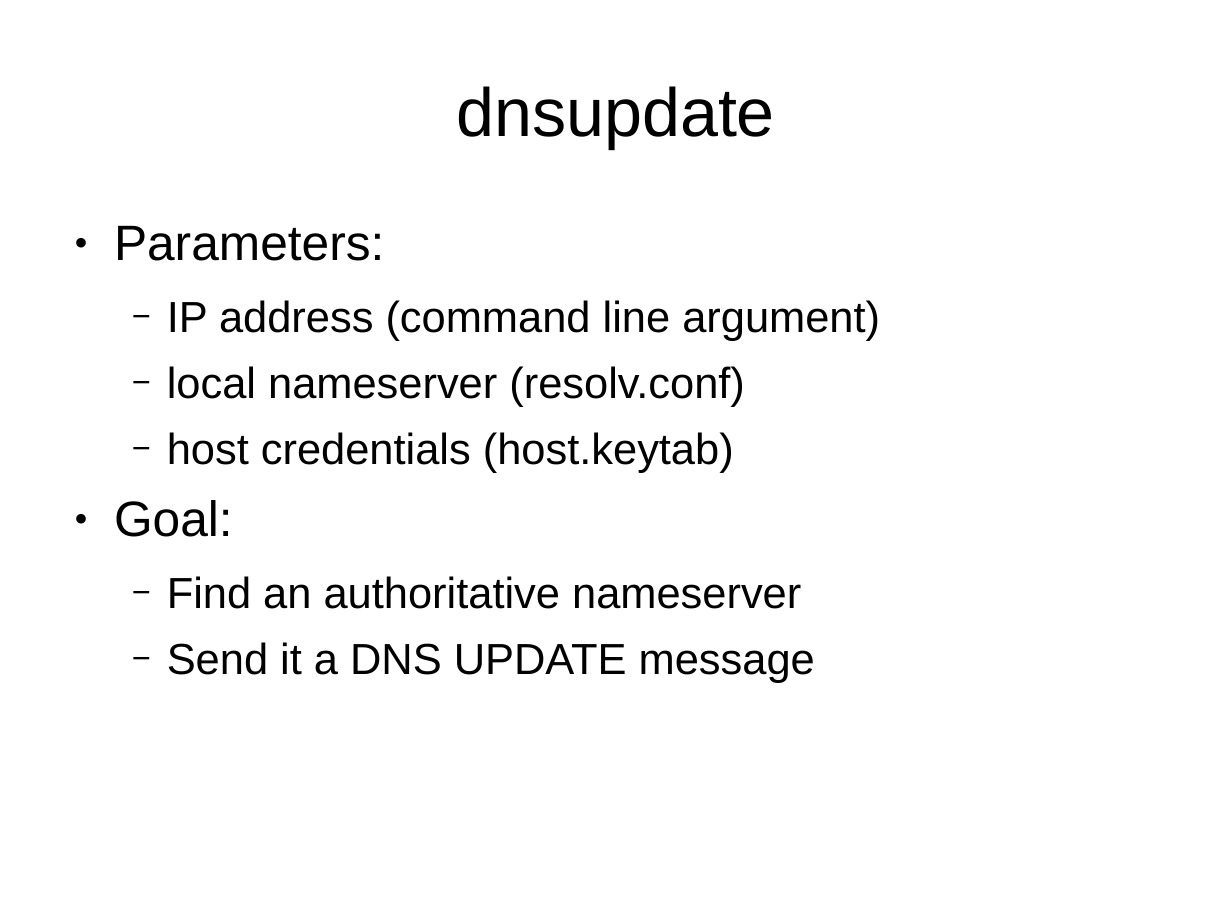
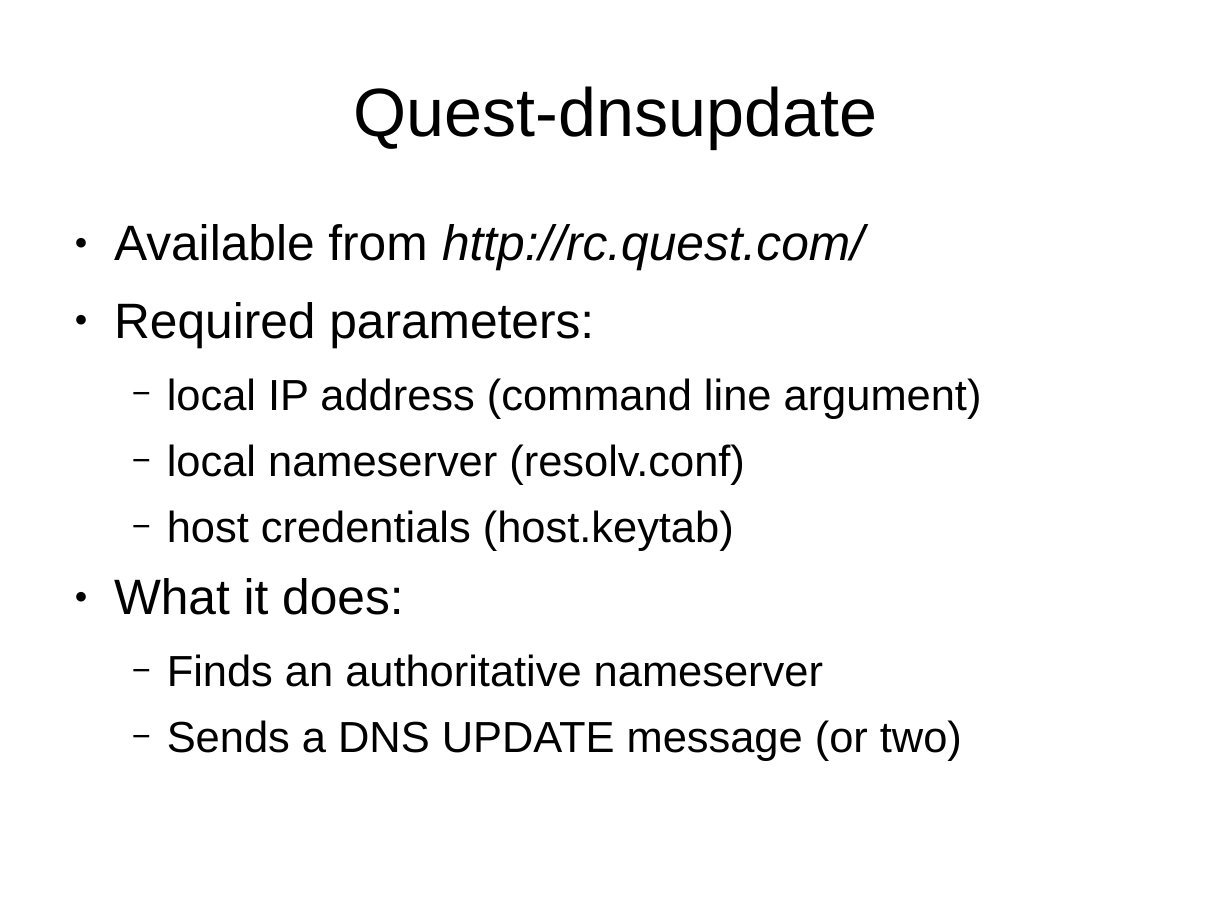
Before and after one commit to OneIdentity/dnsupdate, a slide deck: slide 7 of training.ppt. Drawn at 1232x924 pixels with LibreOffice and Linux fonts; fonts in the diff are those of the drawing. Boxes give left, top, right and bottom in pixels: in the first picture for what was removed or moved away, otherwise in the second. Text is boxed around its words. In the diff, an @@ line names an element or a change of style, - is before the commit and + after.

```diff
--- a/training.ppt
+++ b/training.ppt
@@ title at [354, 86, 878, 149]: text changed @@
-dnsupdate
+Quest-dnsupdate
@@ text at [114, 224, 982, 419]: text changed; size 28 to 32 pt @@
-● Parameters:
-  − IP address (command line argument)
+● Available from http://rc.quest.com/
+● Required parameters:
+  − local IP address (command line argument)
@@ text at [114, 578, 962, 761]: text changed @@
-● Goal:
-  − Find an authoritative nameserver
-  − Send it a DNS UPDATE message
+● What it does:
+  − Finds an authoritative nameserver
+  − Sends a DNS UPDATE message (or two)
```
Also in this commit, not shown: 19 other slides changed, 6 slides added.
